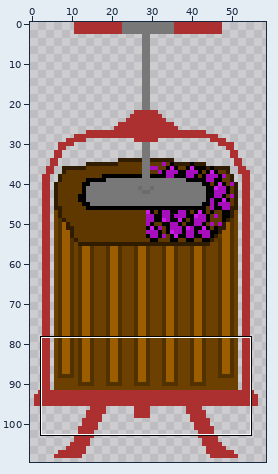
File history of a sprite sheet, assets/pressHalfRedUnpressed.png. The first picture is a wide view before the edit; the outline marks the close-up.
Close-up. The starting point:
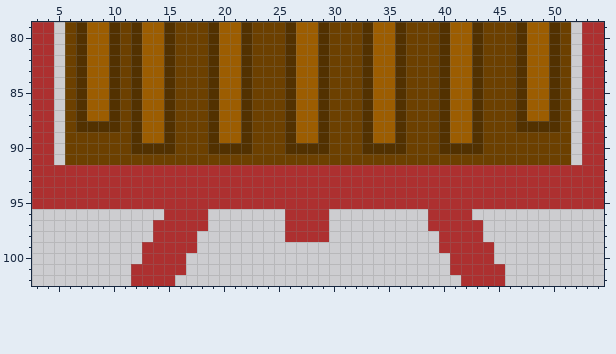
The file is 59x110 pixels. Shown: x 3..54, y 79..102.
New version:
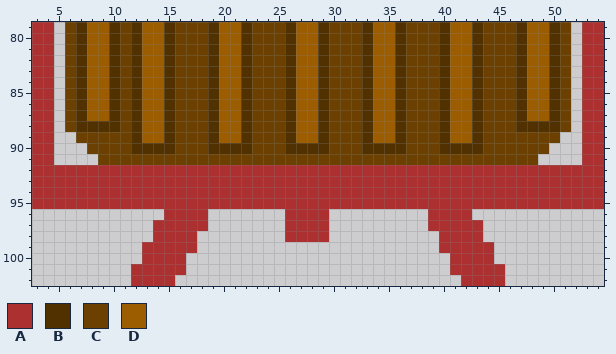
Palette (. is transparent): A #ad3030  B #523100  C #6c4000  D #9c5d01
Diff:
The edit erases colour C in row 89 at x 6 and 51; in row 90 at x 6 to 7 and 50 to 51; in row 91 at x 6 to 8 and 49 to 51.
